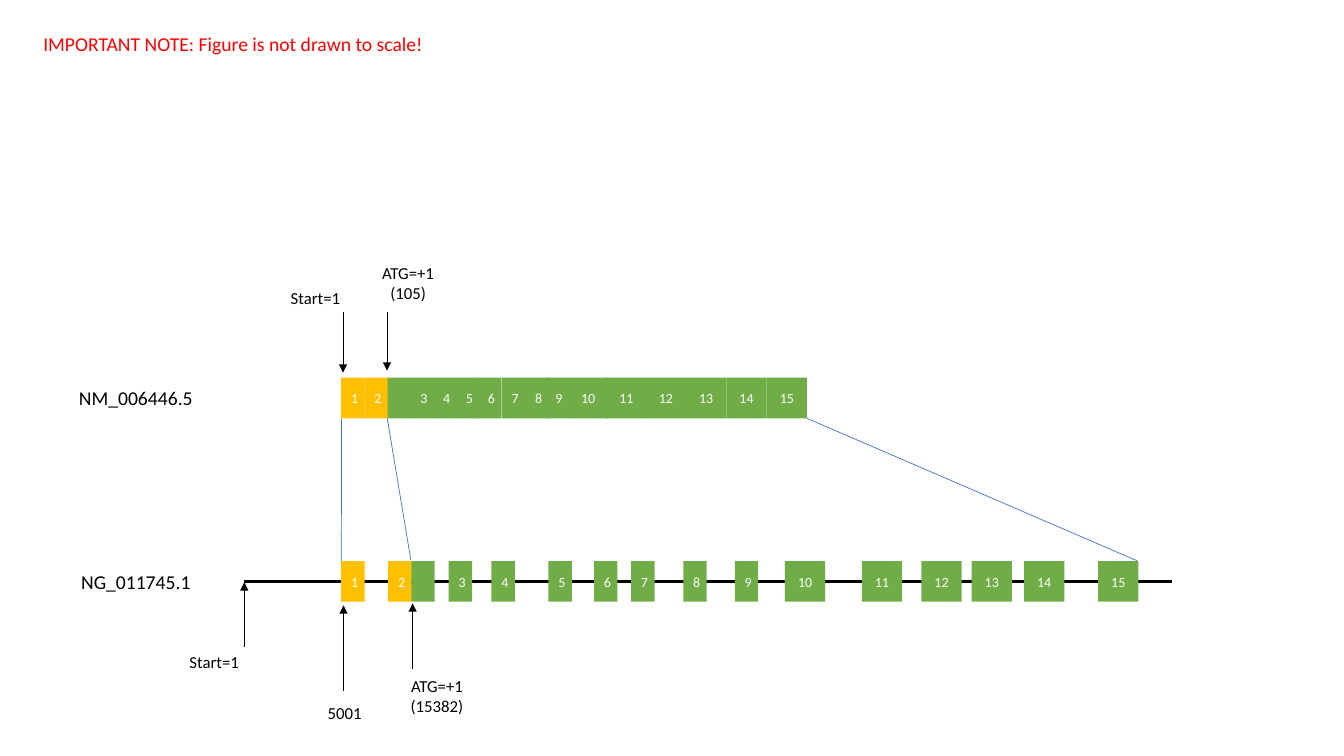
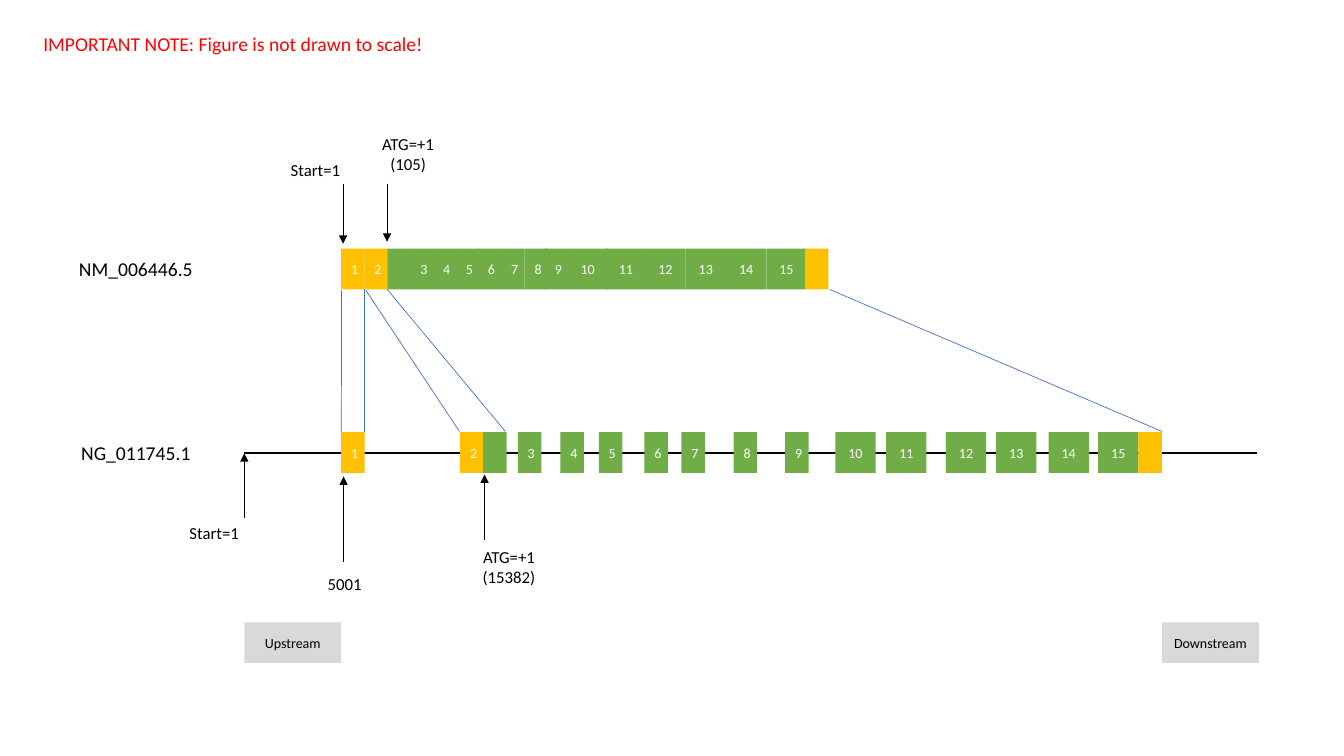
Before and after one commit to sadams2013/pvtools, a slide deck: slide 1 of figure.pptx. Drawn at 1344x756 pixels with LibreOffice and Linux fonts; fonts in the diff are those of the drawing. Boxes give left, top, right and bottom in pixels: in the first picture for what was removed or moved away, otherwise in the second. Text is boxed around its words. In the diff, an @@ line names an element or a change of style, - is before the commit and + after.

```diff
--- a/figure.pptx
+++ b/figure.pptx
@@ 18 rectangles, 6 texts, 4 arrows, 1 line: place and size @@
-18 rectangles, 6 texts, 4 arrows, 1 line at <box>79,268,1138,719</box>
+18 rectangles, 6 texts, 4 arrows, 1 line at <box>79,139,1138,590</box>
@@ rectangle added at <box>806,249,829,289</box>, fill #FFC000 @@
@@ line added from (365, 289) to (365, 433), #4472C4 0.5 pt @@
@@ line added from (366, 290) to (460, 432), #4472C4 0.5 pt @@
@@ line moved from (387, 418) - (411, 561) to (387, 289) - (505, 432) @@
@@ line moved from (808, 418) - (1137, 561) to (830, 289) - (1163, 432) @@
@@ rectangle "2": place and size @@
-rectangle "2" at <box>388,562,411,602</box>
+rectangle "2" at <box>461,433,484,473</box>
@@ 3 rectangles, 1 text: place and size @@
-3 rectangles, 1 text at <box>411,562,514,714</box>
+3 rectangles, 1 text at <box>483,433,584,585</box>
@@ 6 rectangles: place and size @@
-6 rectangles at <box>548,562,826,602</box>
+6 rectangles at <box>599,433,876,473</box>
@@ 4 rectangles: place and size @@
-4 rectangles at <box>862,562,1065,602</box>
+4 rectangles at <box>886,433,1089,473</box>
@@ rectangle added at <box>1138,433,1162,473</box>, fill #FFC000 @@
@@ line moved from (244, 582) - (1173, 582) to (244, 453) - (1257, 453) @@
@@ arrow moved from (412, 668) - (412, 604) to (485, 539) - (485, 475) @@
@@ rectangle added at <box>244,622,341,662</box>, fill #D9D9D9, 10 pt, text #000000 @@
+Upstream
@@ rectangle added at <box>1163,622,1259,662</box>, fill #D9D9D9, 10 pt, text #000000 @@
+Downstream
```
Also in this commit, not shown: 1 slide added, 9 other files.
